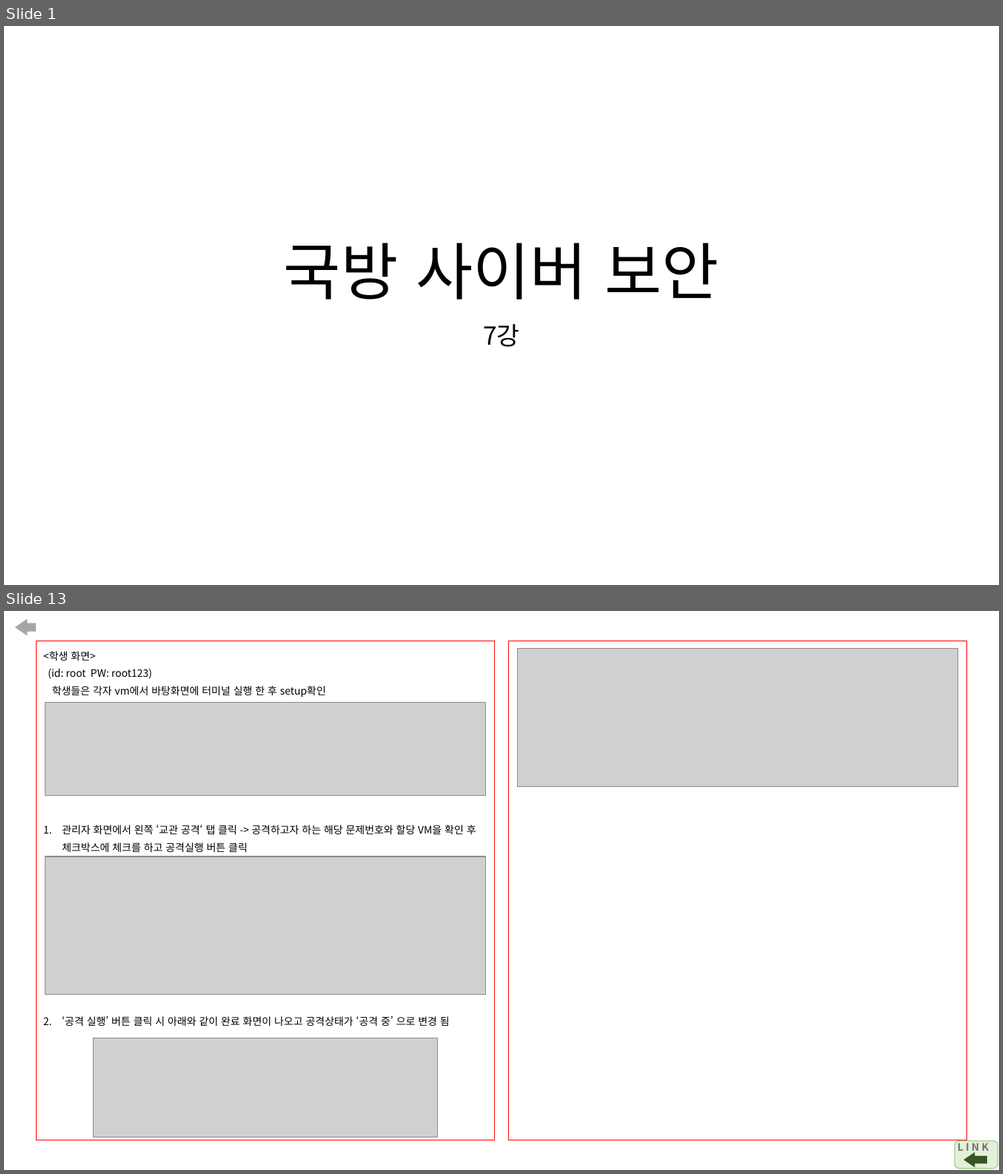
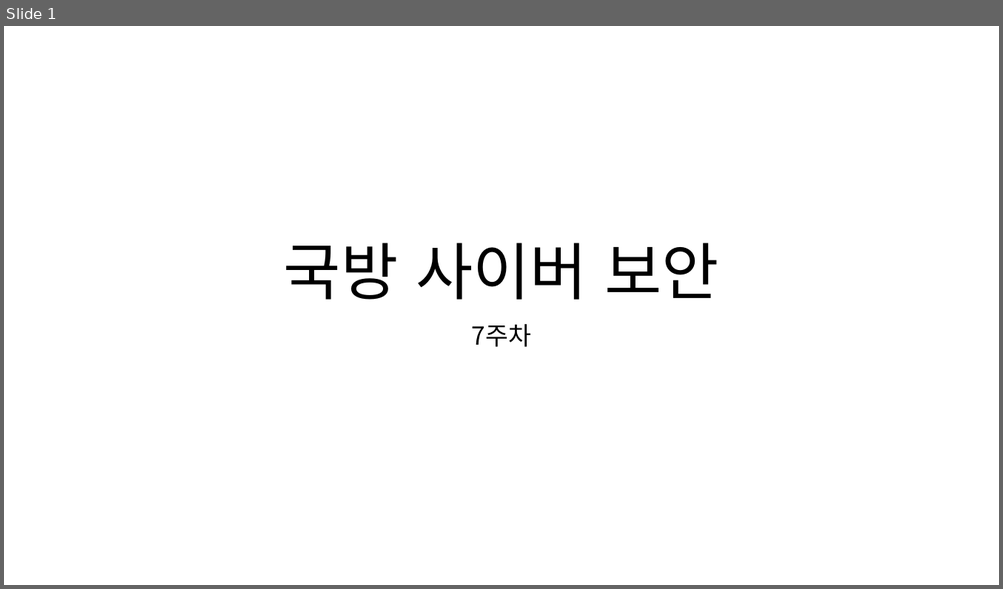
Before and after one commit to arizona95/CyberTraining, a slide deck: Lecture/student_before_class_ppt/국방사이버보안_수업전_7강.pptx. Shown one above the other, each under a label of ours: slides 1 and 13 before the commit, slide 1 after it; the slides between them are not shown. The pictures are 1003x1174 and 1003x589 pixels, drawn with LibreOffice and Linux fonts; fonts in the diff are those of the drawing; grey boxes stand for pictures. Boxes give left, top, right and bottom in pixels: in the first picture for what was removed or moved away, otherwise in the second. Text is boxed around its words. In the diff, an @@ line names an element or a change of style, - is before the commit and + after.

```diff
--- a/Lecture/student_before_class_ppt/국방사이버보안_수업전_7강.pptx
+++ b/Lecture/student_before_class_ppt/국방사이버보안_수업전_7강.pptx
@@ slide 13 removed at [4, 611, 999, 1170], background #FFFFFF @@
@@ right arrow removed at [15, 619, 36, 636] @@
@@ rectangle removed at [36, 641, 494, 1140] @@
-<학생 화면>
-(id: root PW: root123)
-학생들은 각자 vm에서 바탕화면에 터미널 실행 한 후 setup확인
-1. 관리자 화면에서 왼쪽 ‘교관 공격‘ 탭 클릭 -> 공격하고자 하는 해당 문제번호와 할당 VM을 확인 후 체크박스에 체크를 하고 공격실행 버튼 클릭
-2. ‘공격 실행’ 버튼 클릭 시 아래와 같이 완료 화면이 나오고 공격상태가 ‘공격 중’ 으로 변경 됨
@@ rectangle removed at [509, 641, 967, 1140] @@
@@ picture removed at [518, 648, 959, 787] @@
@@ picture removed at [45, 702, 486, 795] @@
@@ picture removed at [45, 857, 486, 994] @@
@@ picture removed at [93, 1039, 438, 1138] @@
@@ rounded rectangle removed at [955, 1142, 998, 1169] @@
@@ text removed at [957, 1142, 989, 1155] @@
-L I N K
@@ right arrow removed at [964, 1153, 987, 1167] @@
@@ slide 1 changed as well @@
@@ subtitle at [472, 324, 531, 347]: text changed @@
-7강
+7주차
```
Also in this commit, not shown: 2 other slides changed, 17 slides added, 12 other slides removed, 21 other files.
